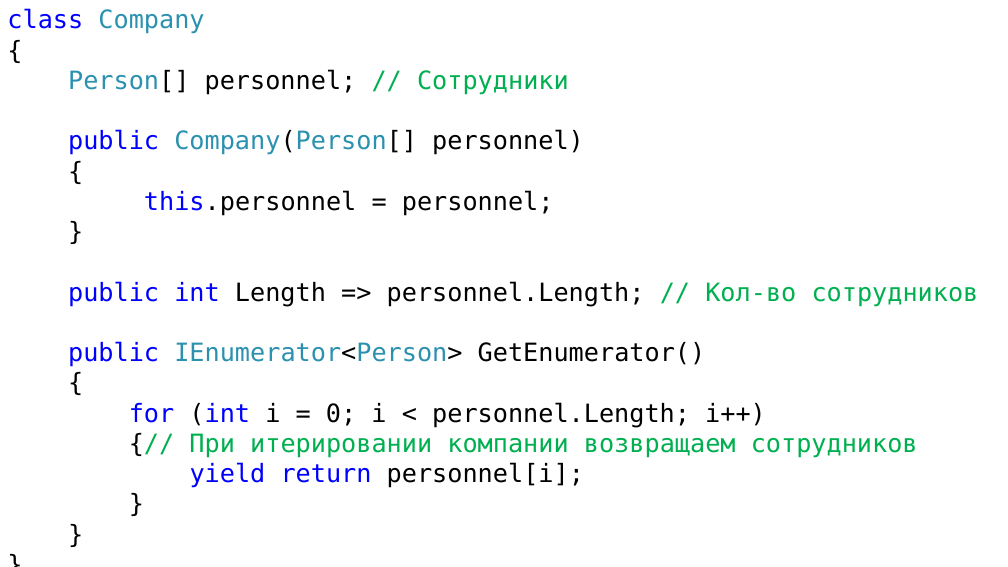
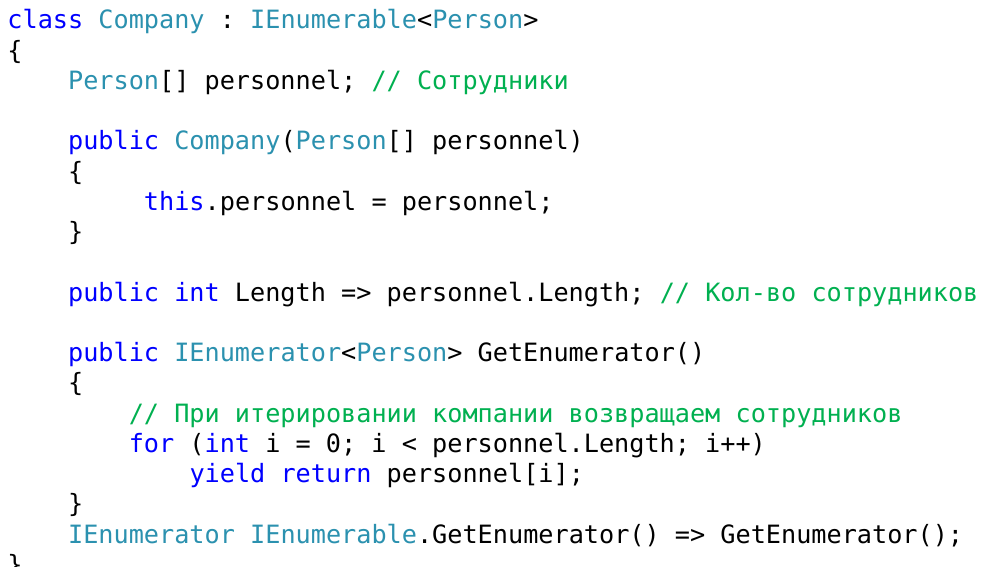
Before and after one commit to DaniilKlyukin/ITiP-2, a slide deck: slide 54 of Лекции/ИТиП 2 лек 4.pptx (slide 35 before the commit). Drawn at 1008x567 pixels with LibreOffice and Linux fonts; fonts in the diff are those of the drawing. Boxes give left, top, right and bottom in pixels: in the first picture for what was removed or moved away, otherwise in the second. Text is boxed around its words. In the diff, an @@ line names an element or a change of style, - is before the commit and + after.

```diff
--- a/Лекции/ИТиП 2 лек 4.pptx
+++ b/Лекции/ИТиП 2 лек 4.pptx
@@ text at [7, 8, 979, 547]: paragraph removed @@
-}
@@ text at [7, 8, 538, 34]: text changed @@
-class Company
+class Company : IEnumerable<Person>
@@ text at [174, 403, 903, 428]: paragraph added @@
+// При итерировании компании возвращаем сотрудников
@@ text at [189, 433, 918, 458]: paragraph removed @@
-{// При итерировании компании возвращаем сотрудников
@@ text at [68, 523, 963, 547]: paragraph added @@
+IEnumerator IEnumerable.GetEnumerator() => GetEnumerator();
```
Also in this commit, not shown: 47 other slides changed, 20 slides added, 1 slide removed.
